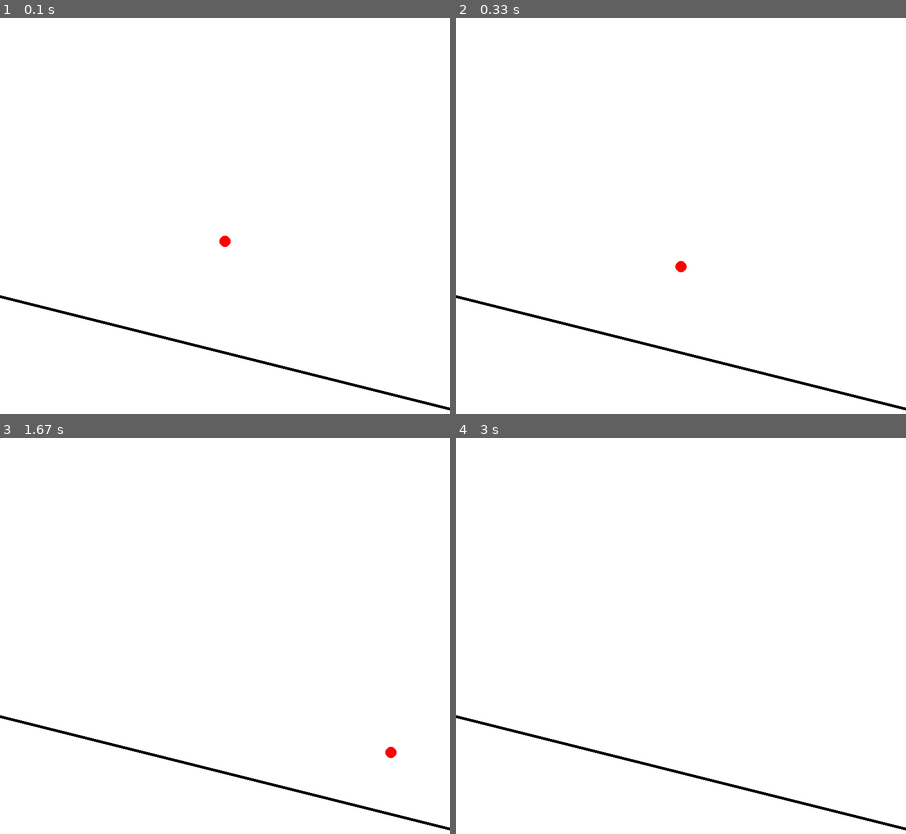
Above: before the commit, frames 1-4 (two rows, left to right).
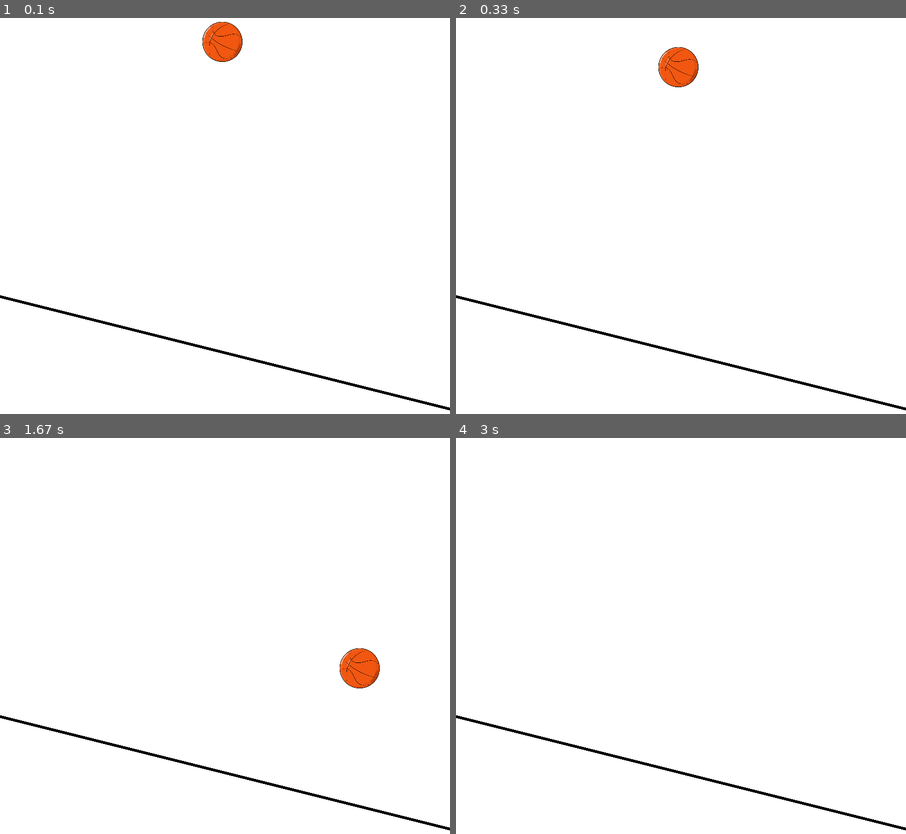
Above: after the commit, the same moments.

Repository: kristenphan/pymunk-pygame-angry-birds
Game: pygame game, started from game-2-bouncing-basketballs/main.py
Two runs of this game, one before a commit and one after it. Both use one fixed random seed, a clock stepped at 60 frames per second and the inputs below.
Inputs:
- Up to frame 1 (0.1 s): no input
- Up to frame 2 (0.33 s): no input
- Up to frame 3 (1.67 s): no input
- Up to frame 4 (3 s): no input

The runs differ from the first frame. In frame 1, 0.8% of the frame differs, in the area x 45-54%, y 0-58%; in frame 2, 0.8%; in frame 3, 0.8%; in frame 4, nothing differs.

Commit message:
game 2: superimpose basketball image on bouncing ball

Diff:
--- a/game-2-bouncing-basketballs/main.py
+++ b/game-2-bouncing-basketballs/main.py
@@ -1,21 +1,22 @@
 import pygame
 import pymunk
 import sys
-from pymunk import Vec2d
+import os
 
 print("Hello from game-2!")
 pygame.init()
 display = pygame.display.set_mode((800, 800)) # 800x800 pixels
+pygame.display.set_caption("Game 2: Bouncing Basketball")
 clock = pygame.time.Clock()
 fps = 60
 space = pymunk.Space()
 
 ball_body = pymunk.Body()
-ball_body.position = 400, 400  # Set the initial position of the ball. Otherwise, default is (0, 0) top left corner per Pygame.
-ball_radius = 10
+ball_body.position = 400, 50  # Set the initial position of the ball. Otherwise, default is (0, 0) top left corner per Pygame.
+ball_radius = 30
 ball_shape = pymunk.Circle(ball_body, ball_radius)  # Create a circle with radius 10
-ball_shape.density = 1.0  # Set the density of the shape
-ball_shape.elasticity = 1 # Without segment and ball elasticity, the ball would roll off the segment instead of bouncing off it.
+ball_shape.density = 1  # Set the density of the shape
+ball_shape.elasticity = 0.8 # Without segment and ball elasticity, the ball would roll off the segment instead of bouncing off it. 1 = perfect elasticity, 0 = no elasticity
 space.gravity = 0, 1000  # Set gravity to pull objects downwards
 
 space.add(ball_body, ball_shape)  # Add the body and shape to the space
@@ -27,12 +28,16 @@
 
 # https://www.pymunk.org/en/latest/pymunk.html#pymunk.Segment
 segment_shape = pymunk.Segment(segment_body, segment_point_left, segment_point_right, segment_thickness)  # Create a segment with a thickness of 5
-segment_shape.elasticity = 1 # Without segment and ball elasticity, the ball would roll off the segment instead of bouncing off it.
+segment_shape.elasticity = 0.8 # Without segment and ball elasticity, the ball would roll off the segment instead of bouncing off it.
 space.add(segment_body, segment_shape)  # Add the segment to the space
 
 background_color = (255, 255, 255)  # White background
 ball_color = (255, 0, 0)  # Color of the circle (ball): red
 segment_color = (0, 0, 0)  # Color of the segment: black
+
+current_dir = os.path.dirname(os.path.abspath(__file__))  # Get the current directory
+image = pygame.image.load(f"{current_dir}/image.png")
+image = pygame.transform.scale(image, (ball_radius * 3, ball_radius * 3))  # Scale the image to fit the ball size
 
 def game():
     while True:
@@ -47,11 +52,14 @@
         display.fill(background_color)  # Redraw the background as white
 
         # https://www.pygame.org/docs/ref/draw.html#pygame.draw.circle
-        pygame.draw.circle(
-            display,
-            ball_color,
-            (int(ball_body.position.x), int(ball_body.position.y)),
-            ball_radius)  # Draw the ball at its current position
+        display.blit(image, (int(ball_body.position.x) - ball_radius - 20, int(ball_body.position.y) - ball_radius - 20))
+
+        # No need to draw th circle since we are using an image instead
+        # pygame.draw.circle(
+        #     display,
+        #     ball_color,
+        #     (int(ball_body.position.x), int(ball_body.position.y)),
+        #     ball_radius)  # Draw the ball at its current position
 
         # https://www.pygame.org/docs/ref/draw.html#pygame.draw.line
         pygame.draw.line(display,
Binary file added: game-2-bouncing-basketballs/image.png
